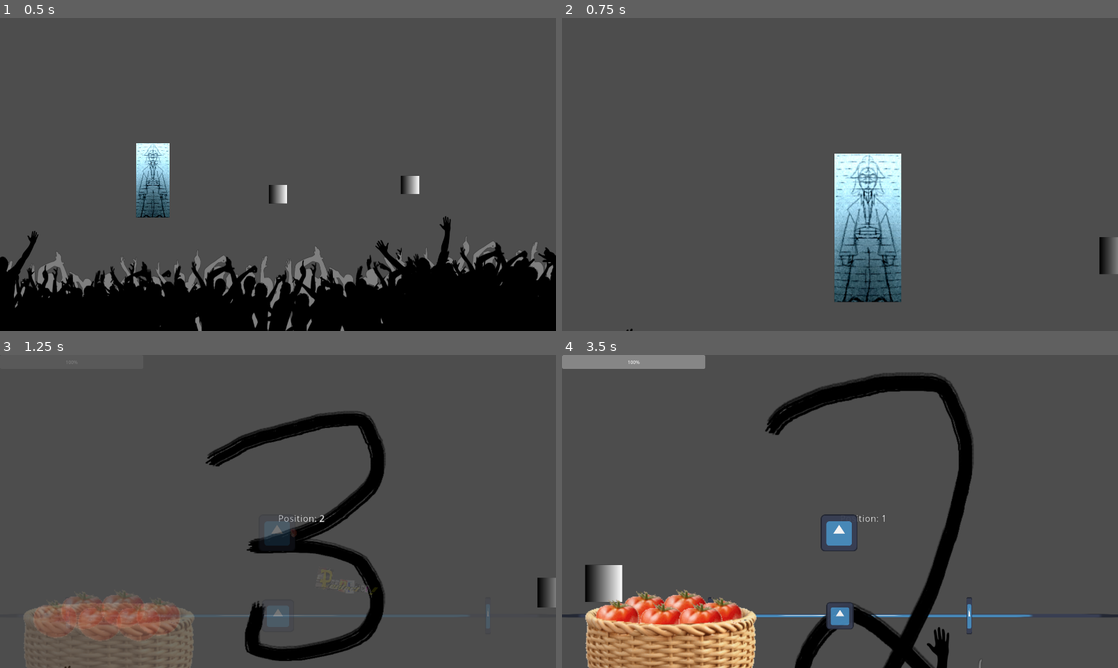
Above: before the commit, frames 1-4 (two rows, left to right).
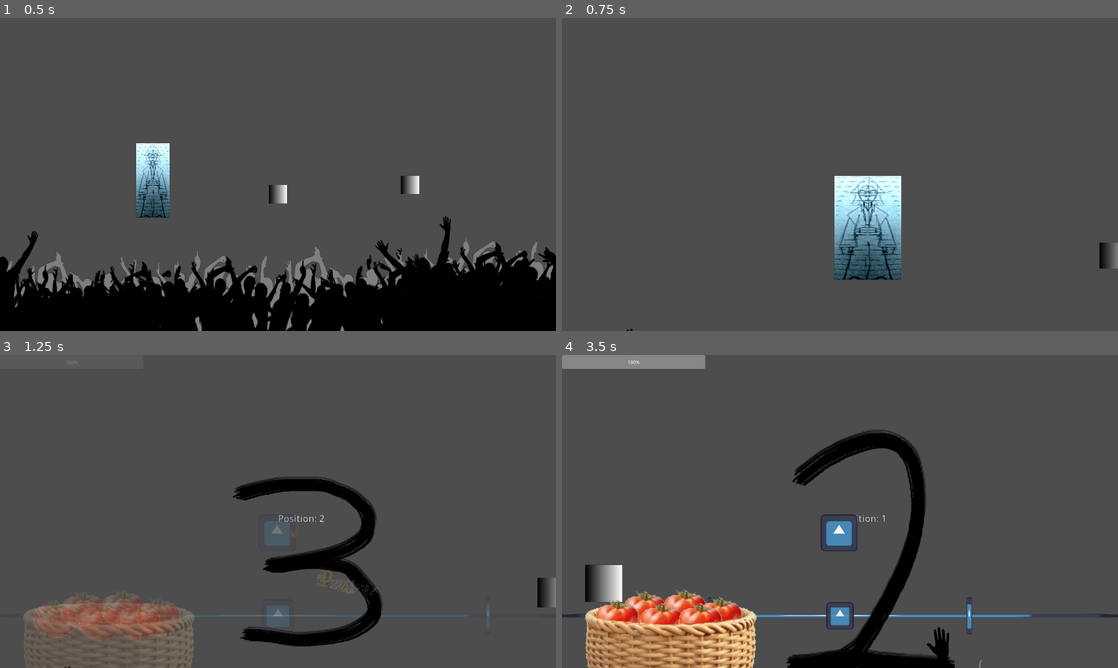
Above: after the commit, the same moments.

Repository: Quarticore/UntitledTomatoGame
Game: Godot game, scene res://scenes/main.tscn
Two runs of this game, one before a commit and one after it. Both use one fixed random seed, a clock stepped at 60 frames per second and the inputs below. The engine's default icon, where the game draws it, is replaced by a stand-in: a white triangle on a blue panel in a dark square. Sound files missing from this copy of the repository are replaced by a short silence.
Inputs (mouse positions are in pixels of both pictures, inside the frame that each line leads up to):
- Up to frame 1 (0.5 s): no input
- Up to frame 2 (0.75 s): move the mouse to (712, 180) at 0.52 s; hold D (InputRight) from 0.53 s (still down); click (712, 180) at 0.6 s
- Up to frame 3 (1.25 s): keep holding D (InputRight)
- Up to frame 4 (3.5 s): move the mouse to (1117, 592) at 1.27 s; release D (InputRight) at 1.28 s; hold A (InputLeft) 1.28-2.03 s; tap S (InputMiddle) at 1.35, 2.85 s; click (1117, 592) at 1.42 s; move the mouse to (867, 564) at 2.02 s; hold D (InputRight) from 2.03 s (still down); click (867, 564) at 2.1 s; move the mouse to (812, 574) at 2.77 s; click (812, 574) at 2.92 s

Frame 1 is identical in both runs. In frame 2, 3.6% of the frame differs, in the area x 49-100%, y 43-91%; in frame 3, 8.2%; in frame 4, 9.4%, in the area x 36-74%, y 5-100%.

Commit message:
fix: better test sprites

Diff:
--- a/scenes/member.tscn
+++ b/scenes/member.tscn
@@ -80,7 +80,7 @@
 
 [sub_resource type="Animation" id="Animation_fvbne"]
 resource_name = "squash"
-length = 0.5
+length = 0.3
 tracks/0/type = "value"
 tracks/0/imported = false
 tracks/0/enabled = true
Binary file changed: assets/images/test_1.png
Binary file changed: assets/images/test_2.png
Binary file changed: assets/images/test_3.png
